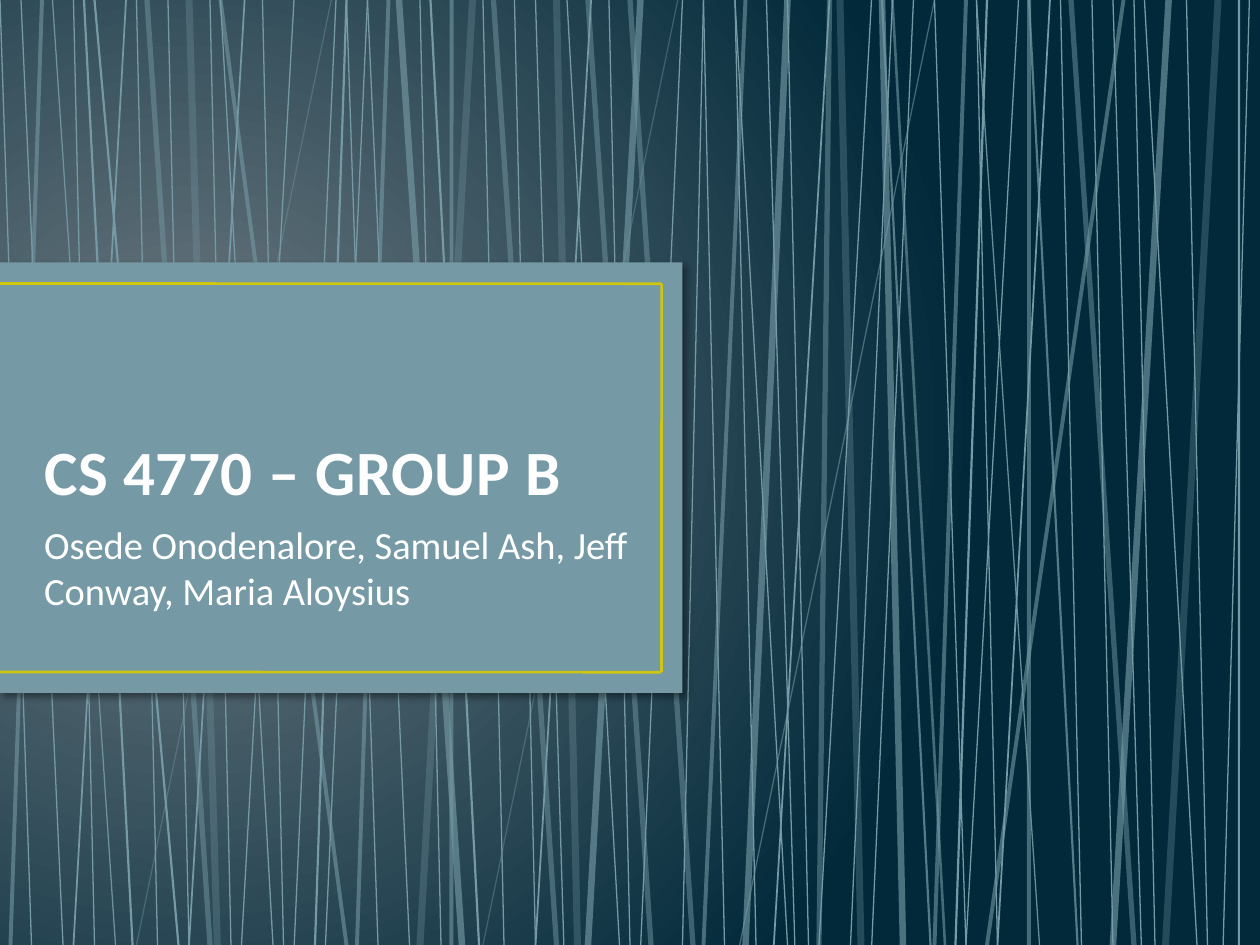
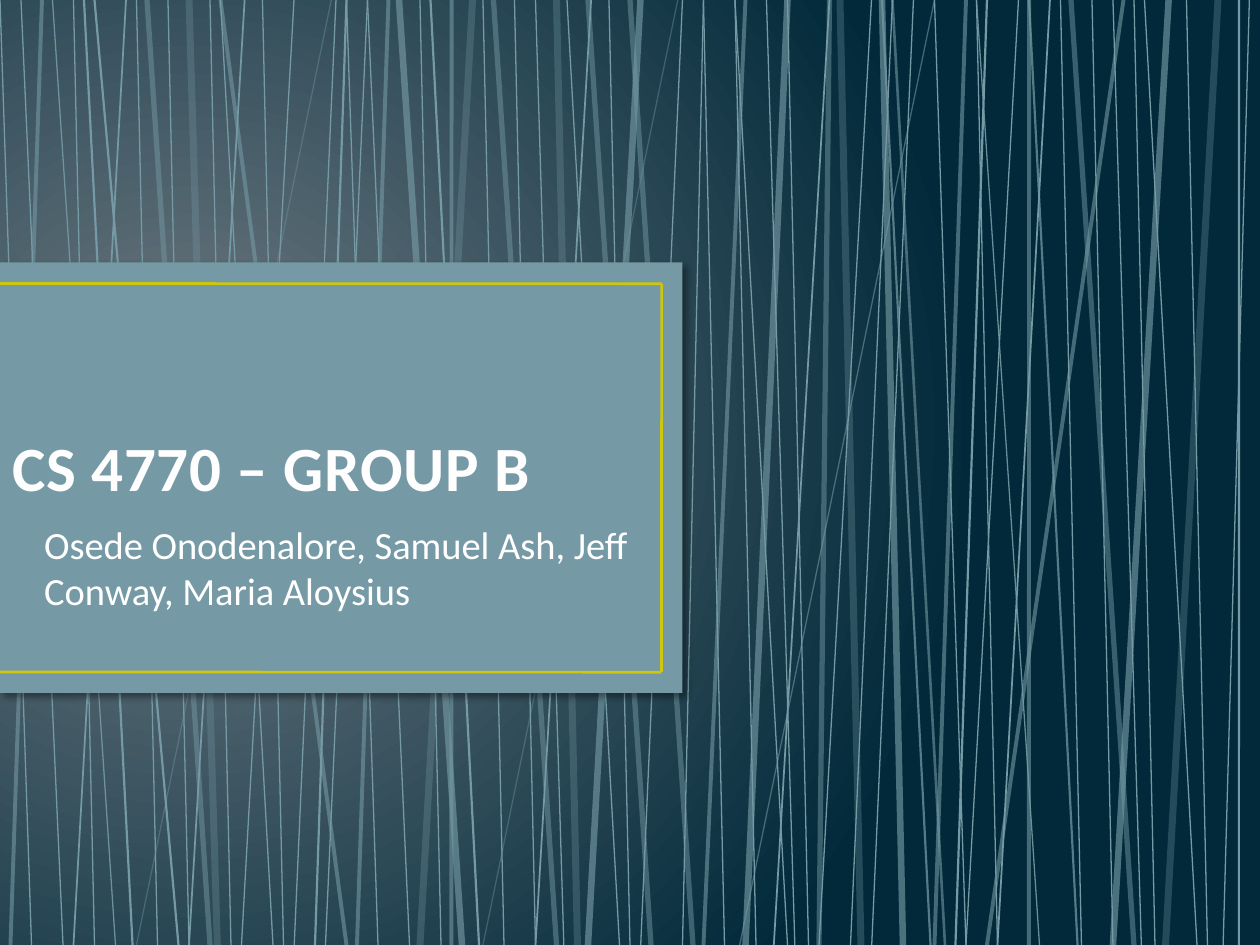
Before and after one commit to samuelash94/teamproject, a slide deck: slide 1 of milestone1/CS 4770.pptx. Drawn at 1260x945 pixels with LibreOffice and Linux fonts; fonts in the diff are those of the drawing. Boxes give left, top, right and bottom in pixels: in the first picture for what was removed or moved away, otherwise in the second. Text is boxed around its words. In the diff, an @@ line names an element or a change of style, - is before the commit and + after.

```diff
--- a/milestone1/CS 4770.pptx
+++ b/milestone1/CS 4770.pptx
@@ title "CS 4770 – GROUP B": place and size @@
-title "CS 4770 – GROUP B" at box(44, 454, 561, 496)
+title "CS 4770 – GROUP B" at box(13, 450, 529, 492)
```
Also in this commit, not shown: 2 other slides changed, 1 slide added, 1 slide removed.
